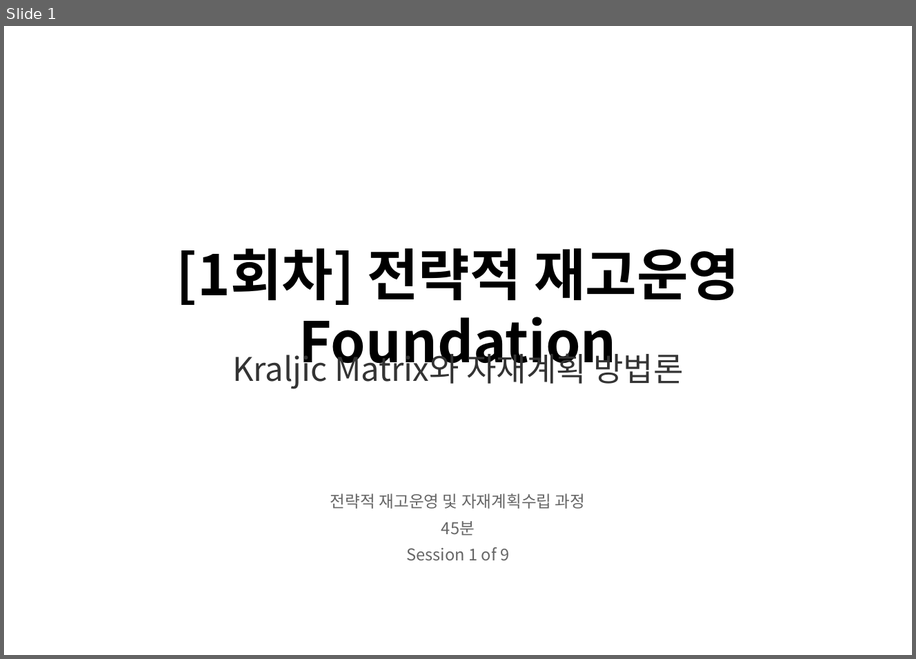
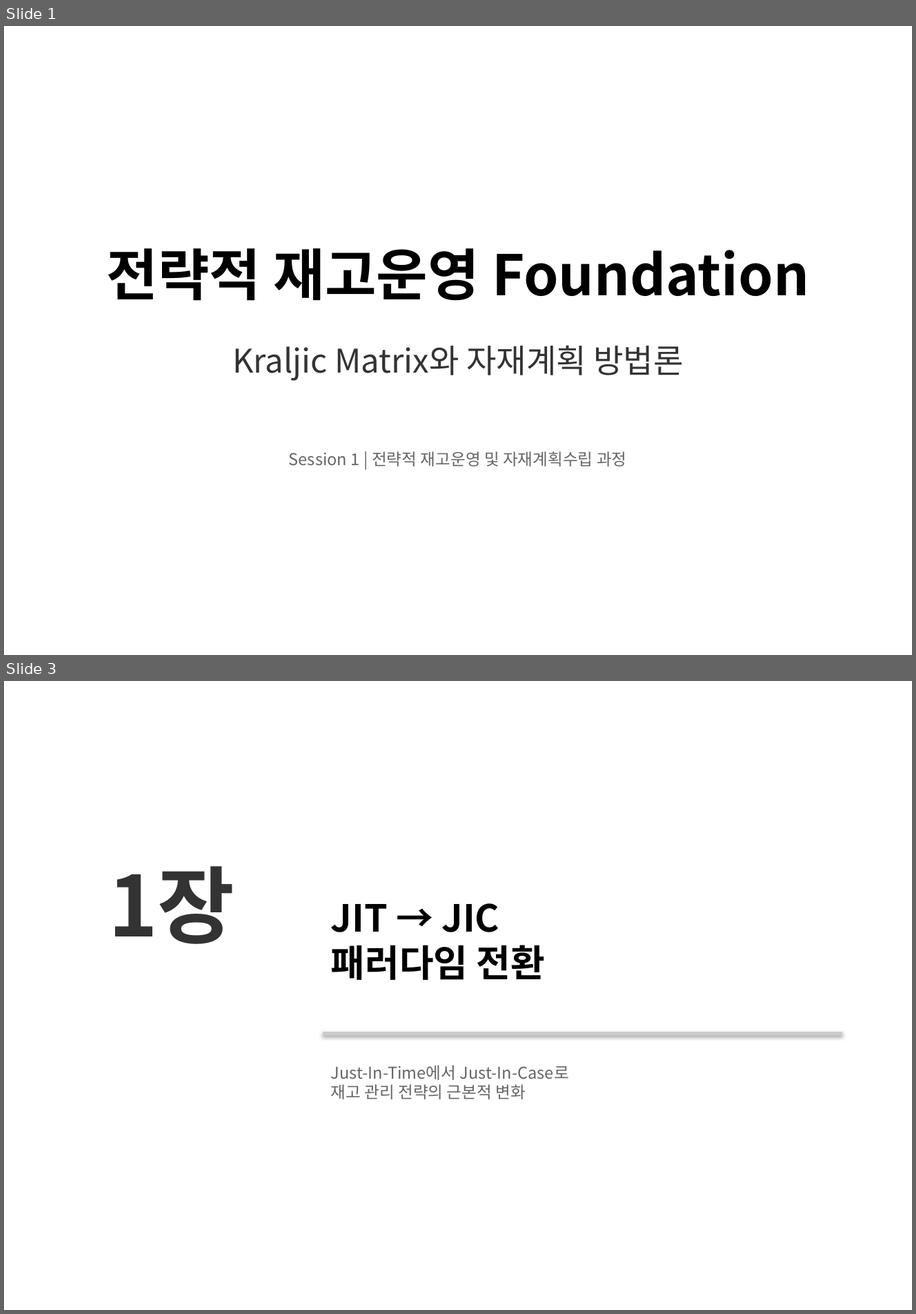
Before and after one commit to TurtleLEE-teacher/Kraljic_Course, a slide deck: Part1_Session1_StrategicInventory.pptx. Shown one above the other, each under a label of ours: slide 1 before the commit, slides 1 and 3 after it; the slides between them are not shown. The pictures are 916x659 and 916x1314 pixels, drawn with LibreOffice and Linux fonts; fonts in the diff are those of the drawing. Boxes give left, top, right and bottom in pixels: in the first picture for what was removed or moved away, otherwise in the second. Text is boxed around its words. In the diff, an @@ line names an element or a change of style, - is before the commit and + after.

```diff
--- a/Part1_Session1_StrategicInventory.pptx
+++ b/Part1_Session1_StrategicInventory.pptx
@@ slide 3 added at box(4, 681, 912, 1310), background #FFFFFF @@
@@ text added at box(108, 866, 235, 944), 72 pt, text #333333, bold @@
+1장
@@ text added at box(331, 903, 545, 980), 32 pt, text #000000, bold @@
+JIT → JIC
+패러다임 전환
@@ line added from (323, 1033) to (842, 1033), #CCCCCC 3 pt @@
@@ text added at box(331, 1065, 569, 1099), 14 pt, text #666666 @@
+Just-In-Time에서 Just-In-Case로
+재고 관리 전략의 근본적 변화
@@ slide 1 changed as well @@
@@ text at box(107, 248, 809, 301): text changed @@
-[1회차] 전략적 재고운영 Foundation
+전략적 재고운영 Foundation
@@ text "Kraljic Matrix와 자재계획 방법론" rewrapped from box(232, 348, 684, 389) to box(232, 345, 684, 381) @@
@@ text at box(289, 451, 626, 466): text changed @@
-전략적 재고운영 및 자재계획수립 과정
-45분
-Session 1 of 9
+Session 1 | 전략적 재고운영 및 자재계획수립 과정
```
Also in this commit, not shown: 1 other slide changed, 2 other slides added, 23 slides removed, 1 other file.
